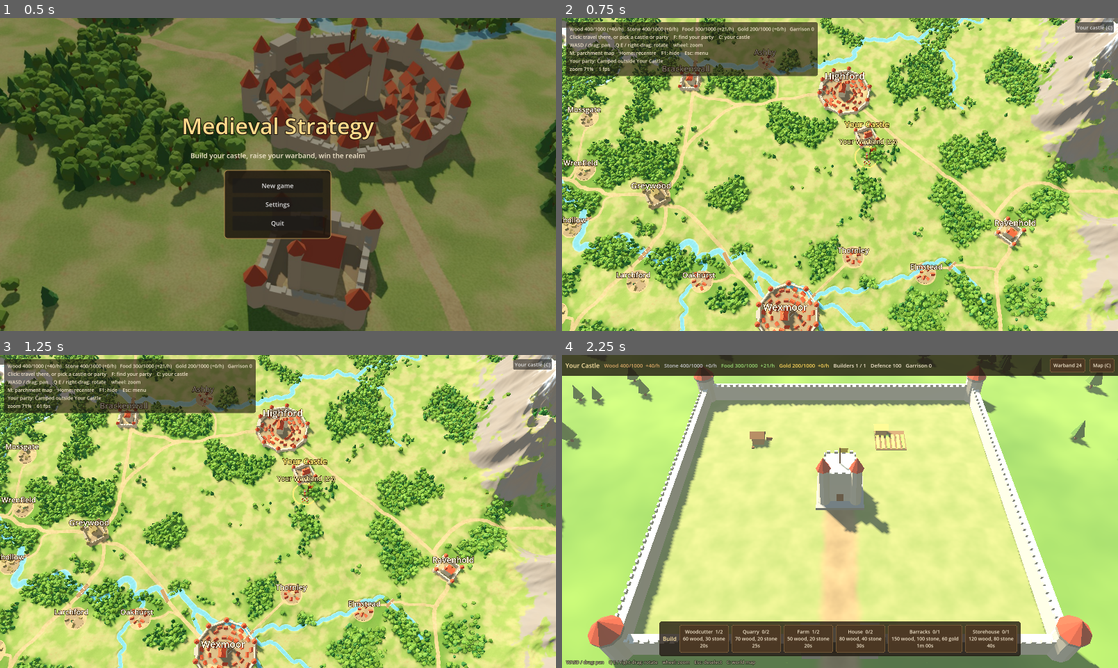
Above: before the commit, frames 1-4 (two rows, left to right).
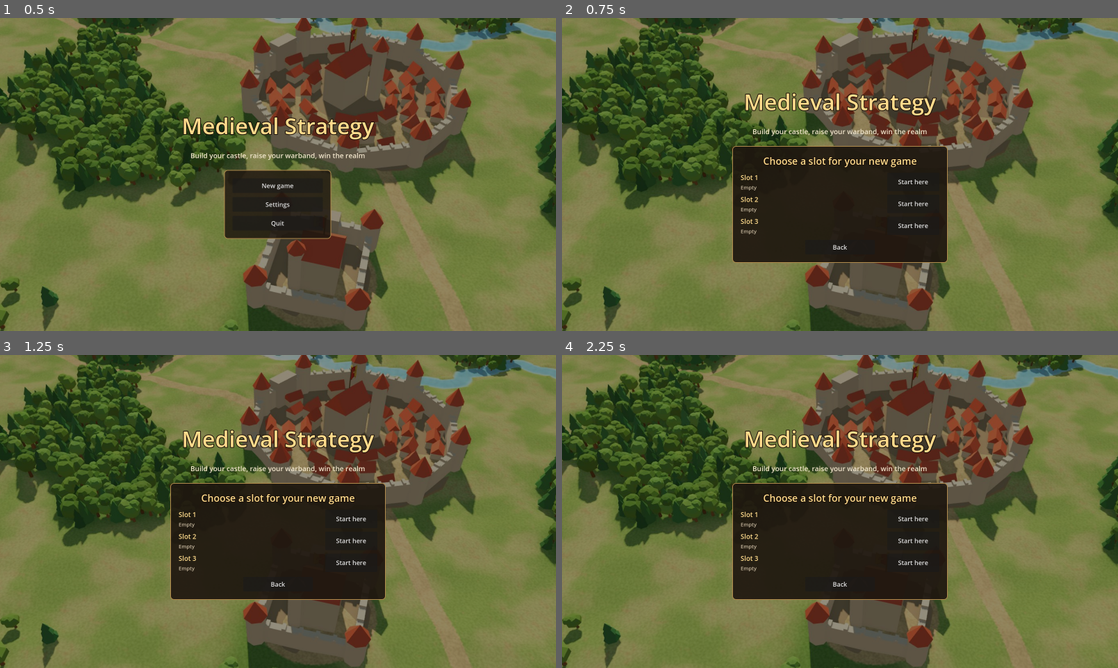
Above: after the commit, the same moments.

Repository: xMrSinnerM/MedievalStrategyGame
Game: Godot game, scene res://scenes/main.tscn
The game is run twice, just before and just after one commit, with the same random seed, the same clock (stepped at 60 frames per second) and the same inputs.
Inputs (mouse positions are in pixels of both pictures, inside the frame that each line leads up to):
- Up to frame 1 (0.5 s): no input
- Up to frame 2 (0.75 s): click "New game" at 0.5 s
- Up to frame 3 (1.25 s): no input
- Up to frame 4 (2.25 s): click "Your castle (C)" (after the commit: "Back") at 1.25 s; click (840, 524) at 2 s, where only the run after the commit has a clickable "New game"

Frame 1 is identical in both runs. In frame 2, 97% of the frame differs, in the area x 0-100%, y 0-100%; in frame 3, 97%; in frame 4, 97%.

Commit message:
Add three save slots with a slot picker on the main menu
Games save to saves/slot_N.json. New game asks which slot to use and
confirms before replacing one; Load game lists each slot's keep level,
castles, soldiers and save time, with Delete. Continue picks the slot
saved last. An old savegame.json is moved into slot 1. Tests use their
own save folder so they no longer touch a real save.

Co-Authored-By: Claude Opus 5.5 (1M context) <noreply@anthropic.com>
Claude-Session: https://claude.ai/code/session_014AD6siDvUif25H2V7v3EUu

Diff:
--- a/scripts/core/economy.gd
+++ b/scripts/core/economy.gd
@@ -8,7 +8,10 @@
 ## A castle changed hands. Owners are faction ids, or "player".
 signal castle_captured(castle_id: String, old_owner: String, new_owner: String)
 
-const SAVE_PATH := "user://savegame.json"
+## Games are kept in SLOTS save slots under save_dir (slot_1.json ...).
+const SLOTS := 3
+## Where single-save versions of the game kept their save; moved to slot 1.
+const OLD_SAVE_PATH := "user://savegame.json"
 const SAVE_VERSION := 1
 const TICK := 1.0              ## seconds between economy updates
 const AUTOSAVE := 30.0           ## seconds between autosaves
@@ -36,6 +39,11 @@
 ## Set by the world map; not saved (the warband starts at the castle).
 var warband_home := false
 
+## Folder holding the slot files (tests point it elsewhere).
+var save_dir := "user://saves"
+## The slot being played (1 .. SLOTS).
+var slot := 1
+
 var _tick_timer := 0.0
 var _save_timer := 0.0
 var _loaded := false
@@ -50,23 +58,83 @@
 		new_game()
 
 
-func has_save() -> bool:
-	return FileAccess.file_exists(SAVE_PATH)
-
-
-func begin_new() -> void:
-	## Starts a fresh game from the title screen (replacing the saved one).
+func save_path(n := -1) -> String:
+	return "%s/slot_%d.json" % [save_dir, slot if n < 0 else n]
+
+
+func has_save(n := -1) -> bool:
+	## Whether slot n (any slot if n is -1) holds a game.
+	_move_old_save()
+	if n > 0:
+		return FileAccess.file_exists(save_path(n))
+	for k in range(1, SLOTS + 1):
+		if FileAccess.file_exists(save_path(k)):
+			return true
+	return false
+
+
+func last_played_slot() -> int:
+	## The slot saved most recently, for Continue (0 if there is none).
+	var best := 0
+	var best_time := -1.0
+	for k in range(1, SLOTS + 1):
+		var info := slot_info(k)
+		if not info.is_empty() and info.saved_at > best_time:
+			best_time = info.saved_at
+			best = k
+	return best
+
+
+func slot_info(n: int) -> Dictionary:
+	## A summary of the game in slot n for the menus, or {} if it is empty:
+	## saved_at, keep (main castle's keep level), castles (yours), soldiers.
+	if not has_save(n):
+		return {}
+	var data = JSON.parse_string(FileAccess.get_file_as_string(save_path(n)))
+	if not data is Dictionary:
+		return {}
+	var info := {"saved_at": float(data.get("saved_at", 0.0)), "keep": 1, "castles": 0, "soldiers": 0}
+	for c in data.get("castles", []):
+		if c.get("owner", "") != "player":
+			continue
+		info.castles += 1
+		for group in [c.get("troops", {}), c.get("field", {})]:
+			for unit in group:
+				info.soldiers += int(group[unit])
+		if c.get("id", "") == MAIN_CASTLE:
+			for b in c.get("buildings", []):
+				if b.get("type", "") == "keep":
+					info.keep = int(b.get("level", 1))
+	return info
+
+
+func delete_slot(n: int) -> void:
+	if has_save(n):
+		DirAccess.remove_absolute(save_path(n))
+
+
+func begin_new(n := 1) -> void:
+	## Starts a fresh game in slot n from the title screen (replacing what was there).
 	rules = BuildingRules.load_default()
+	slot = n
 	_loaded = true
 	new_game()
 
 
-func begin_load() -> void:
-	## Continues the saved game from the title screen.
+func begin_load(n := 1) -> void:
+	## Continues the game in slot n from the title screen.
 	rules = BuildingRules.load_default()
+	slot = n
 	_loaded = true
 	if not load_game():
 		new_game()
+
+
+func _move_old_save() -> void:
+	## Saves from before save slots become slot 1.
+	if save_dir == "user://saves" and FileAccess.file_exists(OLD_SAVE_PATH) and not FileAccess.file_exists(save_path(1)):
+		DirAccess.make_dir_recursive_absolute(save_dir)
+		DirAccess.rename_absolute(OLD_SAVE_PATH, save_path(1))
 
 
 func sync_castles(settlements: Array, parties: Array = []) -> void:
@@ -226,9 +294,10 @@
 
 
 func load_game() -> bool:
-	if not FileAccess.file_exists(SAVE_PATH):
+	_move_old_save()
+	if not FileAccess.file_exists(save_path()):
 		return false
-	var data = JSON.parse_string(FileAccess.get_file_as_string(SAVE_PATH))
+	var data = JSON.parse_string(FileAccess.get_file_as_string(save_path()))
 	if not data is Dictionary or int(data.get("version", 0)) != SAVE_VERSION:
 		push_warning("Save file is unreadable or from another version; starting a new game.")
 		return false
@@ -257,9 +326,10 @@
 	var list: Array = []
 	for c in castles:
 		list.append(c.to_dict())
-	var f := FileAccess.open(SAVE_PATH, FileAccess.WRITE)
+	DirAccess.make_dir_recursive_absolute(save_dir)
+	var f := FileAccess.open(save_path(), FileAccess.WRITE)
 	if f == null:
-		push_error("Could not write %s" % SAVE_PATH)
+		push_error("Could not write %s" % save_path())
 		return
 	f.store_string(JSON.stringify({"version": SAVE_VERSION, "saved_at": now(), "castles": list,
 			"homes": homes, "exiled": exiled.keys()}, "\t", true, true))
--- a/scripts/core/main.gd
+++ b/scripts/core/main.gd
@@ -19,8 +19,7 @@
 	EventBus.castle_requested.connect(show_castle)
 	EventBus.world_map_requested.connect(show_world_map)
 	main_menu = preload("res://scripts/ui/main_menu.gd").new()
-	main_menu.continue_requested.connect(start_game.bind(false))
-	main_menu.new_game_requested.connect(start_game.bind(true))
+	main_menu.game_requested.connect(start_game)
 	add_child(main_menu)
 	pause_menu = preload("res://scripts/ui/pause_menu.gd").new()
 	pause_menu.main_menu_requested.connect(show_main_menu)
@@ -31,12 +30,12 @@
 	return world_map != null
 
 
-func start_game(new_game: bool) -> void:
-	## Builds the world map for a new game or the saved one.
+func start_game(slot: int, new_game: bool) -> void:
+	## Builds the world map for a new game in a save slot, or the game saved there.
 	if new_game:
-		Economy.begin_new()
+		Economy.begin_new(slot)
 	else:
-		Economy.begin_load()
+		Economy.begin_load(slot)
 	GameData.ensure_loaded()
 	GameData.reset_settlements()
 	world_map = WORLD_SCENE.instantiate()
--- a/scripts/ui/main_menu.gd
+++ b/scripts/ui/main_menu.gd
@@ -1,15 +1,22 @@
 extends CanvasLayer
-## The title screen: continue the saved game, start a new one, change the
-## settings or quit. main.gd listens for the two start signals.
+## The title screen: continue the last game, start a new one or load one
+## from the save slots, change the settings or quit. main.gd starts the game
+## when game_requested fires.
 
-signal continue_requested
-signal new_game_requested
+signal game_requested(slot: int, new_game: bool)
 
 const BACKGROUND := "res://ui/menu_background.jpg"
 
 var _buttons: VBoxContainer
 var _continue: Button
+var _load: Button
+var _slots: PanelContainer
+var _slots_title: Label
+var _slot_rows: VBoxContainer
 var _confirm: PanelContainer
+var _confirm_title: Label
+var _confirm_text: Label
+var _confirm_action := Callable()
 var _settings: PanelContainer
 var _loading: Label
 
@@ -46,9 +53,11 @@
 	_buttons = VBoxContainer.new()
 	_buttons.add_theme_constant_override("separation", 12)
 	panel.add_child(_buttons)
-	_continue = MenuStyle.button("Continue", _start.bind(false))
+	_continue = MenuStyle.button("Continue", func() -> void: _start(Economy.last_played_slot(), false))
 	_buttons.add_child(_continue)
-	_buttons.add_child(MenuStyle.button("New game", _ask_new_game))
+	_buttons.add_child(MenuStyle.button("New game", _show_slots.bind(true)))
+	_load = MenuStyle.button("Load game", _show_slots.bind(false))
+	_buttons.add_child(_load)
 	_buttons.add_child(MenuStyle.button("Settings", func() -> void: _show(_settings)))
 	_buttons.add_child(MenuStyle.button("Quit", func() -> void: get_tree().quit()))
 	_loading = MenuStyle.label("Loading the realm...", 20, MenuStyle.GOLD)
@@ -61,16 +70,36 @@
 	var ask := VBoxContainer.new()
 	ask.add_theme_constant_override("separation", 14)
 	_confirm.add_child(ask)
-	ask.add_child(MenuStyle.title("Start a new game?", 26))
-	ask.add_child(MenuStyle.label("Your current castle and everything in it will be replaced."))
+	_confirm_title = MenuStyle.title("", 26)
+	ask.add_child(_confirm_title)
+	_confirm_text = MenuStyle.label("")
+	_confirm_text.horizontal_alignment = HORIZONTAL_ALIGNMENT_CENTER
+	ask.add_child(_confirm_text)
 	var row := HBoxContainer.new()
 	row.alignment = BoxContainer.ALIGNMENT_CENTER
 	row.add_theme_constant_override("separation", 12)
-	row.add_child(MenuStyle.button("Start again", _start.bind(true), 180.0))
-	row.add_child(MenuStyle.button("Cancel", func() -> void: _show(null), 180.0))
+	row.add_child(MenuStyle.button("Yes", func() -> void: _confirm_action.call(), 180.0))
+	row.add_child(MenuStyle.button("Cancel", func() -> void: _show(_slots), 180.0))
 	ask.add_child(row)
 	_confirm.visible = false
 	column.add_child(_confirm)
+
+	_slots = PanelContainer.new()
+	_slots.add_theme_stylebox_override("panel", MenuStyle.panel())
+	_slots.custom_minimum_size = Vector2(620, 0)
+	var slot_box := VBoxContainer.new()
+	slot_box.add_theme_constant_override("separation", 14)
+	_slots.add_child(slot_box)
+	_slots_title = MenuStyle.title("", 28)
+	slot_box.add_child(_slots_title)
+	_slot_rows = VBoxContainer.new()
+	_slot_rows.add_theme_constant_override("separation", 10)
+	slot_box.add_child(_slot_rows)
+	var back := MenuStyle.button("Back", func() -> void: _show(null), 200.0)
+	back.size_flags_horizontal = Control.SIZE_SHRINK_CENTER
+	slot_box.add_child(back)
+	_slots.visible = false
+	column.add_child(_slots)
 
 	_settings = preload("res://scripts/ui/settings_panel.gd").new()
 	_settings.visible = false
@@ -81,7 +110,10 @@
 
 func refresh() -> void:
 	## Called whenever the menu is shown again.
-	_continue.visible = Economy.has_save()
+	var last := Economy.last_played_slot()
+	_continue.visible = last > 0
+	_continue.text = "Continue (slot %d)" % last
+	_load.visible = Economy.has_save()
 	_loading.visible = false
 	_show(null)
 
@@ -90,24 +122,65 @@
 	## Shows one of the sub-panels in place of the main buttons, or the buttons.
 	_buttons.get_parent().visible = sub_panel == null
 	_confirm.visible = sub_panel == _confirm
+	_slots.visible = sub_panel == _slots
 	_settings.visible = sub_panel == _settings
 
 
-func _ask_new_game() -> void:
-	if Economy.has_save():
-		_show(_confirm)
-	else:
-		_start(true)
+func _show_slots(for_new_game: bool) -> void:
+	_slots_title.text = "Choose a slot for your new game" if for_new_game else "Load a game"
+	for child in _slot_rows.get_children():
+		_slot_rows.remove_child(child)
+		child.queue_free()
+	for k in range(1, Economy.SLOTS + 1):
+		var info := Economy.slot_info(k)
+		var row := HBoxContainer.new()
+		row.add_theme_constant_override("separation", 12)
+		var text := VBoxContainer.new()
+		text.size_flags_horizontal = Control.SIZE_EXPAND_FILL
+		text.add_child(MenuStyle.label("Slot %d" % k, 19, MenuStyle.GOLD))
+		text.add_child(MenuStyle.label(_describe(info), 15, MenuStyle.MUTED))
+		row.add_child(text)
+		if for_new_game:
+			row.add_child(MenuStyle.button("Start here", func() -> void:
+				if info.is_empty():
+					_start(k, true)
+				else:
+					_ask("Replace slot %d?" % k, "The game saved there will be lost.", _start.bind(k, true)), 150.0))
+		else:
+			var play := MenuStyle.button("Load", _start.bind(k, false), 110.0)
+			play.disabled = info.is_empty()
+			row.add_child(play)
+			var delete := MenuStyle.button("Delete", func() -> void:
+				_ask("Delete slot %d?" % k, "This game can't be brought back.", func() -> void:
+					Economy.delete_slot(k)
+					refresh()
+					_show_slots(false)), 110.0)
+			delete.disabled = info.is_empty()
+			row.add_child(delete)
+		_slot_rows.add_child(row)
+	_show(_slots)
 
 
-func _start(new_game: bool) -> void:
+func _describe(info: Dictionary) -> String:
+	if info.is_empty():
+		return "Empty"
+	var when := Time.get_datetime_string_from_unix_time(int(info.saved_at + Time.get_time_zone_from_system().bias * 60), true)
+	return "Keep level %d, %d castle%s, %d soldiers. Saved %s" % [info.keep, info.castles,
+			"" if info.castles == 1 else "s", info.soldiers, when.substr(0, 16)]
+
+
+func _ask(title: String, text: String, action: Callable) -> void:
+	_confirm_title.text = title
+	_confirm_text.text = text
+	_confirm_action = action
+	_show(_confirm)
+
+
+func _start(slot: int, new_game: bool) -> void:
 	_show(_loading)
 	_buttons.get_parent().visible = false
 	_loading.visible = true
 	# Let the "Loading" line draw before the world map takes a moment to build.
 	await get_tree().process_frame
 	await get_tree().process_frame
-	if new_game:
-		new_game_requested.emit()
-	else:
-		continue_requested.emit()
+	game_requested.emit(slot, new_game)
--- a/scripts/ui/pause_menu.gd
+++ b/scripts/ui/pause_menu.gd
@@ -56,7 +56,7 @@
 	visible = true
 	_panel.visible = true
 	_settings.visible = false
-	_note.text = "Esc to resume"
+	_note.text = "Playing slot %d. Esc to resume." % Economy.slot
 	get_tree().paused = true
 
 
@@ -78,4 +78,4 @@
 
 func _save() -> void:
 	Economy.save_game()
-	_note.text = "Game saved at %s" % Time.get_time_string_from_system().substr(0, 5)
+	_note.text = "Saved to slot %d at %s" % [Economy.slot, Time.get_time_string_from_system().substr(0, 5)]
--- a/tests/test_economy.gd
+++ b/tests/test_economy.gd
@@ -26,6 +26,7 @@
 	test_battle()
 	test_siege()
 	test_capture()
+	test_save_slots()
 	print("%d checks, %d failed" % [checks, failures])
 	quit(1 if failures > 0 else 0)
 
@@ -336,6 +337,7 @@
 
 func test_capture() -> void:
 	var eco = load("res://scripts/core/economy.gd").new()
+	eco.save_dir = "user://test_saves"   # sync_castles saves; keep real saves out of it
 	eco.rules = rules
 	eco.player_castle = CastleState.create_new(rules, "player_castle", "Mine", "player", T0)
 	var north := CastleState.create_new(rules, "north", "North", "varnholt", T0)
@@ -380,8 +382,33 @@
 	eco.castles = [north, eco.player_castle, south] as Array[CastleState]
 	north.owner = "player"
 	check(eco.find_main_castle() == eco.player_castle, "your main castle is the one you started with")
+	eco.delete_slot(1)
 	eco.free()
 
+
+func test_save_slots() -> void:
+	var eco = load("res://scripts/core/economy.gd").new()
+	eco.save_dir = "user://test_saves"
+	for k in range(1, eco.SLOTS + 1):
+		eco.delete_slot(k)
+	check(not eco.has_save(), "no saves to begin with")
+	eco.begin_new(2)
+	eco.player_castle.troops = {"spearman": 7}
+	eco.player_castle.field = {"archer": 3}
+	eco.save_game()
+	check(eco.has_save(2) and not eco.has_save(1), "a new game in slot 2 is saved there")
+	var info: Dictionary = eco.slot_info(2)
+	check(info.keep == 1 and info.castles == 1 and info.soldiers == 10, "slot 2 summary: %s" % info)
+	check(eco.slot_info(1).is_empty(), "an empty slot has no summary")
+	eco.begin_new(3)
+	check(eco.last_played_slot() == 3, "Continue picks the slot saved last")
+	eco.begin_load(2)
+	check(eco.player_castle.troop_count() == 7, "loading slot 2 brings its garrison back")
+	eco.delete_slot(3)
+	check(not eco.has_save(3) and eco.last_played_slot() == 2, "a deleted slot is empty again")
+	eco.delete_slot(2)
+	DirAccess.remove_absolute(ProjectSettings.globalize_path("user://test_saves"))
+	eco.free()
 
 func _first(c: CastleState, type: String) -> int:
 	for b in c.buildings:
Not shown, changed: README.md
